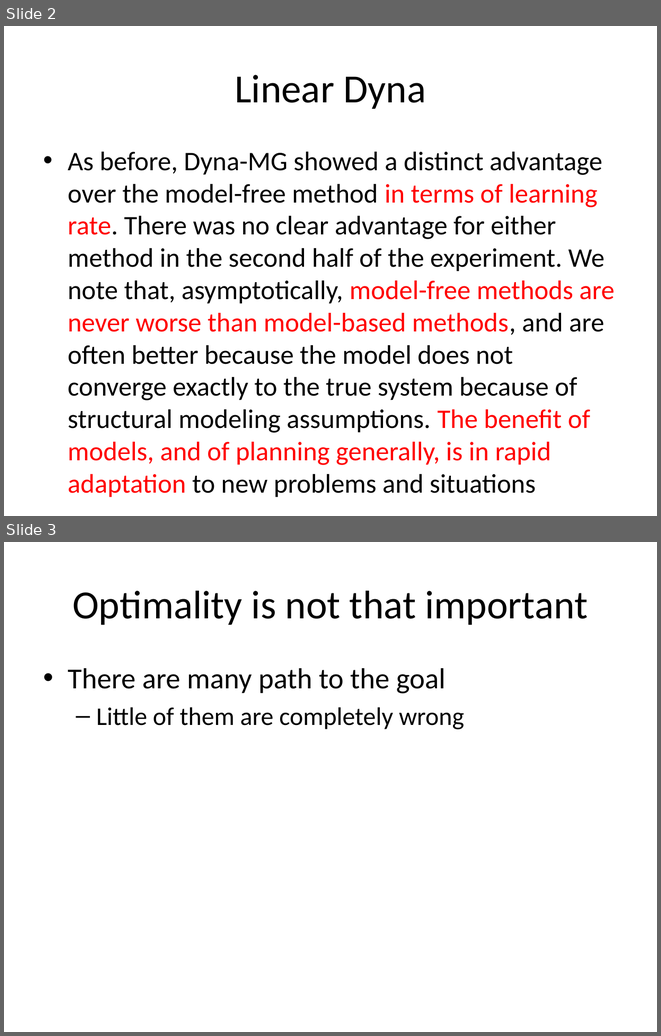
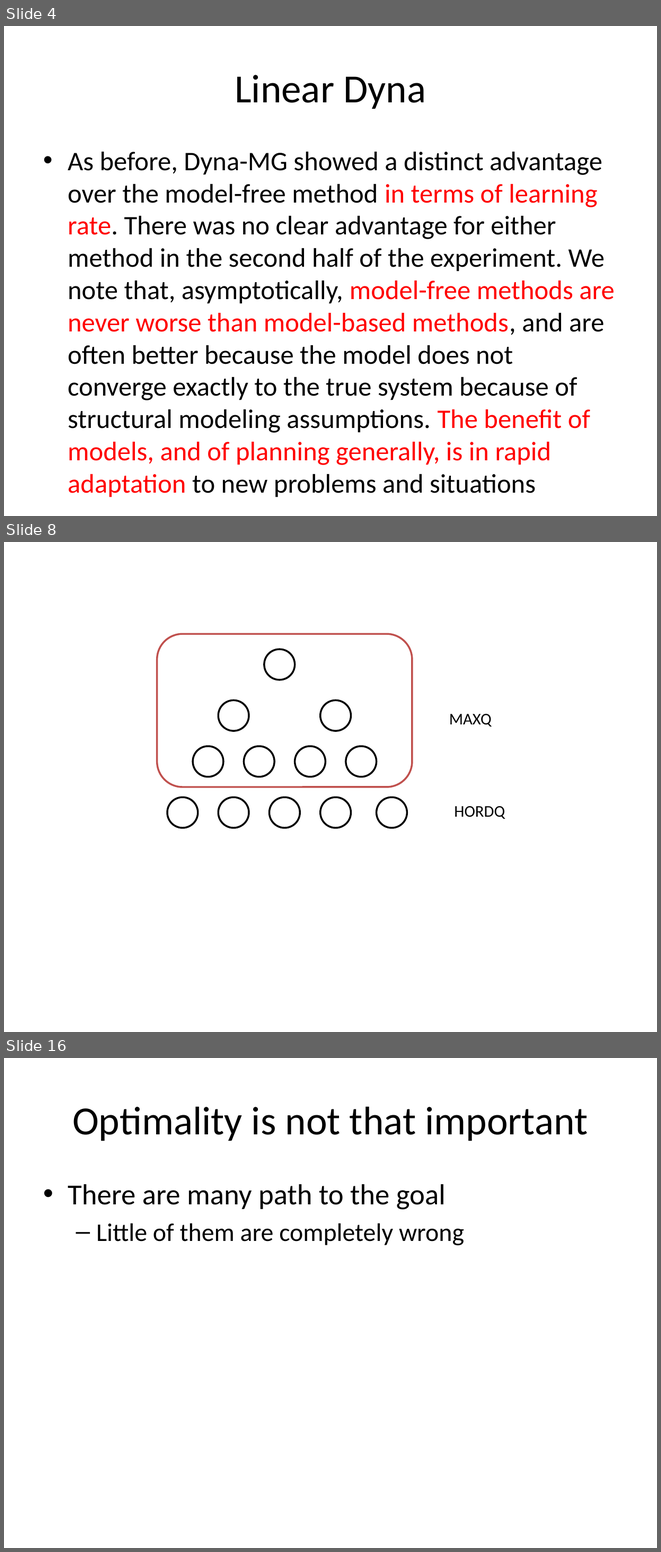
Before and after one commit to lono175/Thesis, a slide deck: OptimalPlanning.pptx. Shown one above the other, each under a label of ours: slides 2 and 3 before the commit, slides 4, 8 and 16 after it; the slides between them are not shown. The pictures are 661x1036 and 661x1552 pixels, drawn with LibreOffice and Linux fonts; fonts in the diff are those of the drawing. Boxes give left, top, right and bottom in pixels: in the first picture for what was removed or moved away, otherwise in the second. Text is boxed around its words. In the diff, an @@ line names an element or a change of style, - is before the commit and + after.

Commit message:
update slides

```diff
--- a/OptimalPlanning.pptx
+++ b/OptimalPlanning.pptx
@@ slide 8 added at box(4, 542, 657, 1032), background #FFFFFF @@
@@ rounded rectangle added at box(157, 634, 412, 787), fill #FFFFFF, outline #C0504D 2 pt @@
@@ ellipse added at box(264, 649, 294, 680), fill #FFFFFF, outline #000000 2 pt @@
@@ ellipse added at box(218, 700, 249, 731), fill #FFFFFF, outline #000000 2 pt @@
@@ ellipse added at box(320, 700, 351, 731), fill #FFFFFF, outline #000000 2 pt @@
@@ text added at box(449, 714, 492, 726), 18 pt, text #000000 @@
+MAXQ
@@ ellipse added at box(193, 746, 223, 776), fill #FFFFFF, outline #000000 2 pt @@
@@ ellipse added at box(244, 746, 274, 776), fill #FFFFFF, outline #000000 2 pt @@
@@ ellipse added at box(294, 746, 325, 776), fill #FFFFFF, outline #000000 2 pt @@
@@ ellipse added at box(345, 746, 376, 776), fill #FFFFFF, outline #000000 2 pt @@
@@ ellipse added at box(167, 797, 198, 828), fill #FFFFFF, outline #000000 2 pt @@
@@ ellipse added at box(218, 797, 249, 828), fill #FFFFFF, outline #000000 2 pt @@
@@ ellipse added at box(269, 797, 300, 828), fill #FFFFFF, outline #000000 2 pt @@
@@ ellipse added at box(320, 797, 351, 828), fill #FFFFFF, outline #000000 2 pt @@
@@ ellipse added at box(376, 797, 407, 828), fill #FFFFFF, outline #000000 2 pt @@
@@ text added at box(454, 806, 505, 819), 18 pt, text #000000 @@
+HORDQ
@@ what was slide 2 is now slide 4 @@
@@ what was slide 3 is now slide 16 @@
```
Also in this commit, not shown: 13 other slides added, 1 slide removed.
